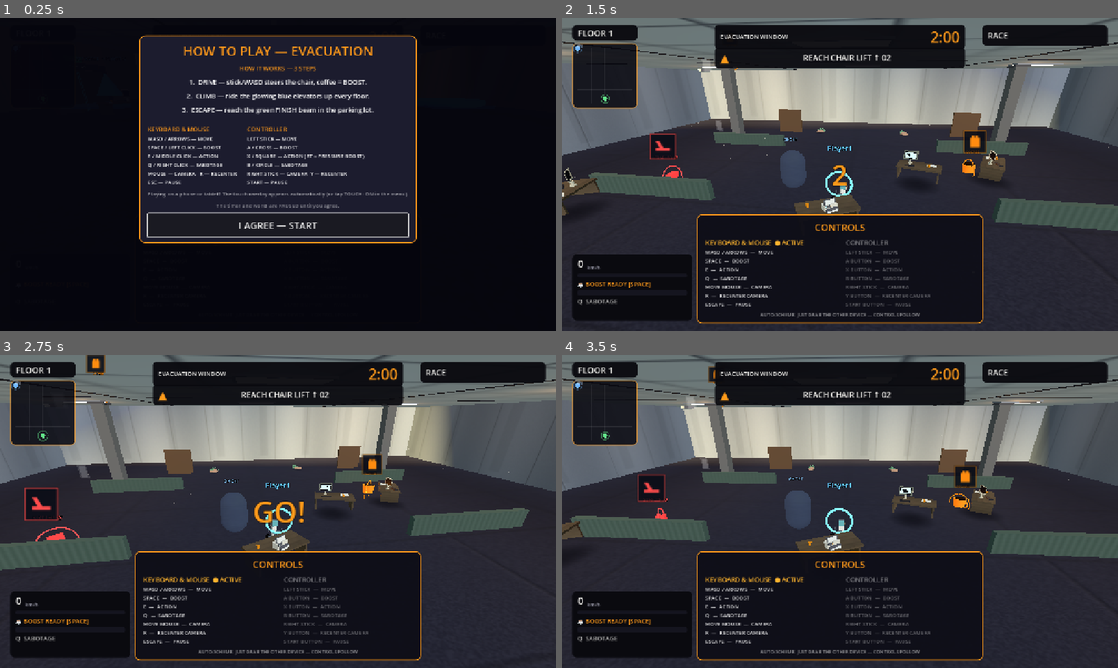
Above: before the commit, frames 1-4 (two rows, left to right).
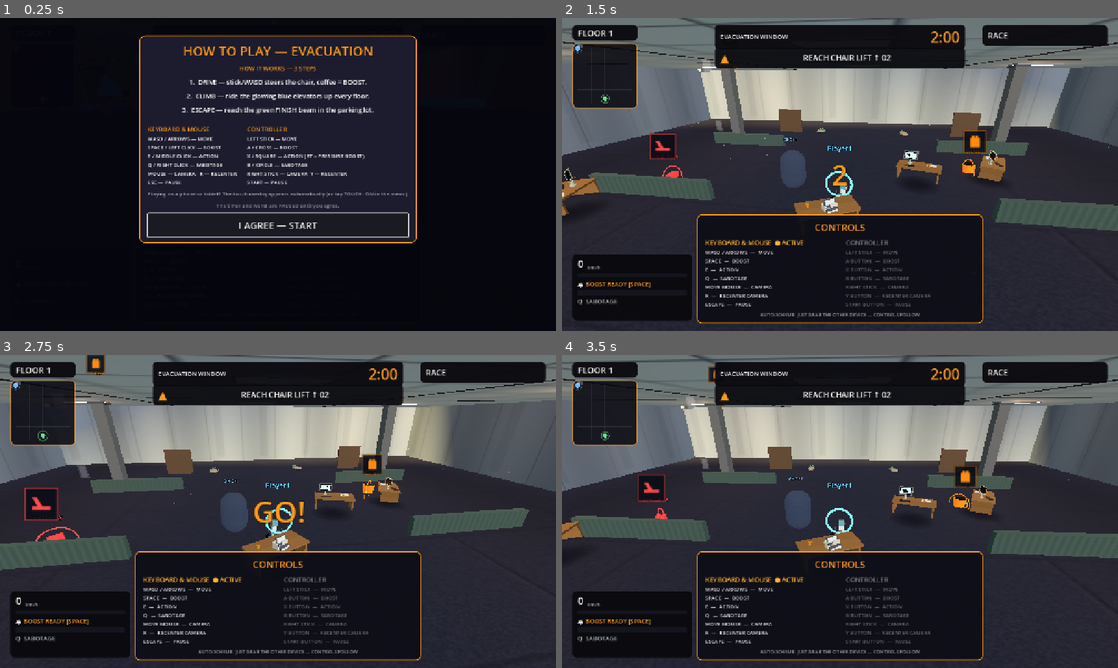
Above: after the commit, the same moments.

Repository: jiracipika/friday-evacuation
Game: Godot game, scene res://scenes/Evacuation.tscn
Same seed, same stepped clock (60 frames per second), same inputs: the game is played once before the commit and once after it. This scene is started directly instead of the project's main scene.
Inputs (mouse positions are in pixels of both pictures, inside the frame that each line leads up to):
- Up to frame 1 (0.25 s): no input
- Up to frame 2 (1.5 s): click "I AGREE — START" at 0.5 s; tap Enter (ui_accept) at 1.25 s; move the mouse to (867, 174) at 1.27 s; hold W (move_forward) from 1.28 s (still down); hold E (action) from 1.28 s (still down); click (867, 174) at 1.42 s
- Up to frame 3 (2.75 s): keep holding W (move_forward); tap Enter (ui_accept) at 1.52, 1.82, 2.27, 2.57 s; move the mouse to (250, 511) at 2.02 s; release E (action) at 2.03 s; tap Space (boost) at 2.1 s
- Up to frame 4 (3.5 s): keep holding W (move_forward); move the mouse to (851, 505) at 2.77 s; hold R (recenter_camera) from 2.78 s (still down)

The runs differ from the first frame. In frame 2, 1.2% of the frame differs, in the area x 0-80%, y 44-64%; in frame 3, 0.8%; in frame 4, 1.1%.

Commit message:
Refine procedural prop textures with quiet grain and material roughness

Diff:
--- a/scripts/NormalMapGen.gd
+++ b/scripts/NormalMapGen.gd
@@ -13,7 +13,8 @@
 #   var tex := NormalMapGen.normal_texture(height, strength)
 #
 # Height values are 0..1 floats stored in a PackedFloat32Array (row-major,
-# x + y * width). `strength` scales the bump; 1.0 is subtle, 3.0 is deep.
+# x + y * width). `strength` is multiplied by the smaller texture dimension; use small
+# values (e.g. 0.015 at 256px) for shallow prop relief.
 class_name NormalMapGen
 extends RefCounted
 
@@ -53,21 +54,22 @@
 				buf[x + y * width] + (rng.randf() - 0.5) * amount, 0.0, 1.0)
 
 
-## Sobel the height buffer into a tangent-space normal map.
+## Derive central-difference tangent-space normals from a height buffer.
+## Set seamless for periodic tiles; other callers retain clamped edges.
 ## world_scale maps texel steps to world units per tile — panels that
 ## stretch over 5m need larger world_scale than a 1m tile for the same
 ## visual strength, so callers tune strength instead.
 static func normal_texture(buf: PackedFloat32Array, width: int, height: int,
-		strength := 1.0) -> ImageTexture:
+		strength := 1.0, seamless := false) -> ImageTexture:
 	var img := Image.create(width, height, false, Image.FORMAT_RGB8)
 	var s := strength * float(mini(width, height))
 	img.fill(Color(0.5, 0.5, 1.0))  # neutral baseline; only deviations written
 	for y in height:
-		var y_up := maxi(y - 1, 0)
-		var y_dn := mini(y + 1, height - 1)
+		var y_up := posmod(y - 1, height) if seamless else maxi(y - 1, 0)
+		var y_dn := (y + 1) % height if seamless else mini(y + 1, height - 1)
 		for x in width:
-			var x_l := maxi(x - 1, 0)
-			var x_r := mini(x + 1, width - 1)
+			var x_l := posmod(x - 1, width) if seamless else maxi(x - 1, 0)
+			var x_r := (x + 1) % width if seamless else mini(x + 1, width - 1)
 			var dx := (buf[x_r + y * width] - buf[x_l + y * width]) * 2.0
 			var dy := (buf[x + y_dn * width] - buf[x + y_up * width]) * 2.0
 			if dx == 0.0 and dy == 0.0:
--- a/scripts/PropMaterials.gd
+++ b/scripts/PropMaterials.gd
@@ -1,16 +1,6 @@
-# PropMaterials.gd — shared procedural materials for props (Phase 2).
-#
-# Desks, file cabinets, vending machines, plants, elevators all used to
-# build flat-color or lone-noise materials ad hoc. This script owns three
-# reusable surface families, each with a DERIVED NORMAL MAP so props read
-# with real depth under the ceiling lights:
-#   wood_planks()   — desk wood: plank seams + grain streaks
-#   brushed_metal() — cabinets/vending: fine horizontal brushing
-#   plastic()       — chair shells/trash bins: matte, faint grain
-#
-# All textures 256px, generated once, cached statically (same policy as
-# WallMaterials). Mobile-friendly: no extra passes, normal rides the
-# existing material.
+# Shared, deterministic prop surfaces. Broad grain and restrained relief keep
+# furniture readable at race distance (docs/redesign/step1/ART-BIBLE.md).
+# All maps are cached 256px tiles with mipmaps; no additional draw passes.
 class_name PropMaterials
 extends RefCounted
 
@@ -18,110 +8,107 @@
 static var _cache: Dictionary = {}
 
 
-## Shared height->material pipeline: build albedo + normal in one go.
-## `paint(buf, x, y)` fills the caller's albedo color at (x, y); the
-## caller ALSO writes the height via `set_h` so structure stays in sync.
 static func _build_material(height: PackedFloat32Array, albedo: Image,
-		tex_size: int, normal_strength: float) -> StandardMaterial3D:
+		roughness: Image, normal_strength: float) -> StandardMaterial3D:
 	var NormalGen: GDScript = load("res://scripts/NormalMapGen.gd")
-	var ntex: ImageTexture = NormalGen.normal_texture(height, tex_size, tex_size, normal_strength)
-	# A mipmapped sampler cannot invent mip levels on ImageTexture.
+	# Wrapped derivatives match the periodic albedo/roughness at tile edges.
+	var ntex: ImageTexture = NormalGen.normal_texture(height, TEX, TEX, normal_strength, true)
 	albedo.generate_mipmaps()
-	var atex := ImageTexture.create_from_image(albedo)
+	roughness.generate_mipmaps()
 	var mat := StandardMaterial3D.new()
-	mat.albedo_texture = atex
+	mat.albedo_texture = ImageTexture.create_from_image(albedo)
+	mat.roughness_texture = ImageTexture.create_from_image(roughness)
+	mat.roughness_texture_channel = BaseMaterial3D.TEXTURE_CHANNEL_RED
+	# The map stores absolute roughness; the scalar must not darken it.
+	mat.roughness = 1.0
 	mat.normal_enabled = true
 	mat.normal_texture = ntex
 	mat.texture_filter = BaseMaterial3D.TEXTURE_FILTER_LINEAR_WITH_MIPMAPS_ANISOTROPIC
 	return mat
 
 
-## Desk wood: horizontal planks (32px each) with 1px seams and vertical
-## grain streaks. Warm walnut base.
+## Laminate boards: grain follows the long horizontal axis, with gently
+## wandering fibers and quiet joins. No pixel noise or baked highlights.
 static func wood_planks() -> StandardMaterial3D:
 	if _cache.has("wood"):
 		return _cache["wood"]
 	var NormalGen: GDScript = load("res://scripts/NormalMapGen.gd")
-	var height: PackedFloat32Array = NormalGen.height_buffer(TEX, TEX, 0.5)
+	var height: PackedFloat32Array = NormalGen.height_buffer(TEX, TEX)
 	var albedo := Image.create(TEX, TEX, false, Image.FORMAT_RGB8)
-	var rng := RandomNumberGenerator.new()
-	rng.seed = 8101
+	var roughness := Image.create(TEX, TEX, false, Image.FORMAT_L8)
+	var base := Color("a86f39")
 	for y in TEX:
-		var plank := float(y) / 32.0
-		var plank_id := int(plank)
-		var in_seam := (y % 32) < 1
-		# Per-plank tone offset — each plank slightly different warmth.
-		var tone := 0.9 + 0.2 * absf(sin(float(plank_id) * 12.9898))
+		var v := float(y) / TEX
+		var board := y / 64
+		var tone := sin(float(board) * 2.4) * 0.025
+		var edge := mini(y % 64, 64 - y % 64)
+		var joint := 1.0 - smoothstep(0.0, 2.0, float(edge))
 		for x in TEX:
-			var col := Color(0.34, 0.23, 0.13)
-			col = col.lightened(0.06 * (tone - 1.0) * 8.0)
-			# Grain streaks: sin-based vertical bands + per-pixel jitter.
-			var grain := sin(float(x) * 0.55 + float(plank_id) * 3.7) * 0.03
-			var n := (rng.randf() - 0.5) * 0.05
-			var c := clampf(col.r + grain + n, 0.0, 1.0)
-			var h := 0.5 + grain
-			if in_seam:
-				c *= 0.55
-				h = 0.34  # seam groove
-			albedo.set_pixel(x, y, Color(c, c * 0.82, c * 0.6))
-			NormalGen.set_height(height, TEX, TEX, x, y, h)
-	# NormalMapGen multiplies strength by texture resolution. At 256px,
-	# 1.2 saturated wood ridges sideways; use shallow physical relief.
-	var mat := _build_material(height, albedo, TEX, 0.018)
-	mat.normal_scale = 0.25
-	mat.roughness = 0.78
+			var u := float(x) / TEX
+			var bend := sin(TAU * u) * 0.36 + sin(TAU * (2.0 * u + v)) * 0.12
+			var grain := sin(TAU * 12.0 * v + bend)
+			var fiber := sin(TAU * 28.0 * v + bend * 2.0)
+			var variation := tone + grain * 0.035 + fiber * 0.012 - joint * 0.06
+			albedo.set_pixel(x, y, Color(base.r, base.g, base.b) * (1.0 + variation))
+			height[x + y * TEX] = 0.5 + grain * 0.018 + fiber * 0.004 - joint * 0.045
+			var r := 0.56 + grain * 0.025 + joint * 0.04
+			roughness.set_pixel(x, y, Color(r, r, r))
+	var mat := _build_material(height, albedo, roughness, 0.015)
+	mat.normal_scale = 0.10
 	_cache["wood"] = mat
 	return mat
 
 
-## Brushed metal: horizontal micro-scratches, cool gray, slight sheen.
+## Exposed metal: broad directional brushing under a neutral cool base.
+## Relief is shallow; the old resolution-scaled 0.9 strength made ridges
+## almost tangent to the surface and broke up the manufactured silhouette.
 static func brushed_metal() -> StandardMaterial3D:
 	if _cache.has("metal"):
 		return _cache["metal"]
 	var NormalGen: GDScript = load("res://scripts/NormalMapGen.gd")
-	var height: PackedFloat32Array = NormalGen.height_buffer(TEX, TEX, 0.5)
+	var height: PackedFloat32Array = NormalGen.height_buffer(TEX, TEX)
 	var albedo := Image.create(TEX, TEX, false, Image.FORMAT_RGB8)
-	var rng := RandomNumberGenerator.new()
-	rng.seed = 8203
+	var roughness := Image.create(TEX, TEX, false, Image.FORMAT_L8)
+	var base := Color("929ca2")
 	for y in TEX:
-		# Per-row brightness: brushing runs horizontally.
-		var row := 0.5 + (rng.randf() - 0.5) * 0.08
+		var v := float(y) / TEX
+		var brush := sin(TAU * 16.0 * v) * 0.65 + sin(TAU * 29.0 * v) * 0.35
 		for x in TEX:
-			var n := (rng.randf() - 0.5) * 0.05
-			var v := clampf(0.58 + row - 0.58 + n, 0.0, 1.0)
-			var c := Color(v, v * 1.02, v * 1.08)  # cool tint
-			albedo.set_pixel(x, y, c)
-			# Brush ridges: rows themselves are the height variation.
-			NormalGen.set_height(height, TEX, TEX, x, y, 0.5 + (row - 0.5) * 4.0)
-	var mat := _build_material(height, albedo, TEX, 0.9)
-	mat.roughness = 0.35
-	mat.metallic = 0.75
+			var u := float(x) / TEX
+			var drift := sin(TAU * (u + 2.0 * v))
+			albedo.set_pixel(x, y, base * (1.0 + brush * 0.018 + drift * 0.006))
+			height[x + y * TEX] = 0.5 + brush * 0.012
+			var r := 0.32 + brush * 0.025 + drift * 0.008
+			roughness.set_pixel(x, y, Color(r, r, r))
+	var mat := _build_material(height, albedo, roughness, 0.018)
+	mat.normal_scale = 0.04
+	mat.metallic = 1.0
 	_cache["metal"] = mat
 	return mat
 
 
-## Matte plastic: near-flat with faint orange-peel grain. `tint` controls
-## the color (chair shell, bin, keyboard base...).
+## Molded plastic: broad, almost invisible molded waviness. Color stays
+## close to its assigned tint instead of accumulating noisy pale speckles.
 static func plastic(tint: Color) -> StandardMaterial3D:
 	var key := "plastic_" + tint.to_html(false)
 	if _cache.has(key):
 		return _cache[key]
 	var NormalGen: GDScript = load("res://scripts/NormalMapGen.gd")
-	var height: PackedFloat32Array = NormalGen.height_buffer(TEX, TEX, 0.5)
+	var height: PackedFloat32Array = NormalGen.height_buffer(TEX, TEX)
 	var albedo := Image.create(TEX, TEX, false, Image.FORMAT_RGB8)
-	var rng := RandomNumberGenerator.new()
-	rng.seed = 8307
+	var roughness := Image.create(TEX, TEX, false, Image.FORMAT_L8)
 	for y in TEX:
+		var v := float(y) / TEX
 		for x in TEX:
-			var n := (rng.randf() - 0.5) * 0.04
-			albedo.set_pixel(x, y, Color(
-				clampf(tint.r + n, 0.0, 1.0),
-				clampf(tint.g + n, 0.0, 1.0),
-				clampf(tint.b + n, 0.0, 1.0)))
-			NormalGen.set_height(height, TEX, TEX, x, y, 0.5 + n)
-	var mat := _build_material(height, albedo, TEX, 0.5)
-	mat.roughness = 0.85
-	mat.metallic = 0.0
+			var u := float(x) / TEX
+			var wave := sin(TAU * (3.0 * u + 2.0 * v)) * 0.6 \
+				+ sin(TAU * (5.0 * v - 2.0 * u)) * 0.4
+			albedo.set_pixel(x, y, Color(tint.r, tint.g, tint.b) * (1.0 + wave * 0.012))
+			height[x + y * TEX] = 0.5 + wave * 0.018
+			var r := 0.48 + wave * 0.02
+			roughness.set_pixel(x, y, Color(r, r, r))
+	var mat := _build_material(height, albedo, roughness, 0.025)
+	mat.normal_scale = 0.08
 	_cache[key] = mat
 	return mat
 
--- a/scripts/PropMaterialsSmokeTest.gd
+++ b/scripts/PropMaterialsSmokeTest.gd
@@ -45,6 +45,39 @@
 	check(plast == plast2, "plastic cached per tint")
 	check(plast != plast_red, "different tints = different materials")
 
+	# Every sampled surface needs actual mip levels and a restrained normal.
+	# This catches the old metal/plastic slopes that saturated toward +/-X/Y.
+	for mat in [wood, metal, plast]:
+		check(mat.roughness_texture != null, "roughness map wired")
+		for tex in [mat.albedo_texture, mat.normal_texture, mat.roughness_texture]:
+			check(tex.get_image().has_mipmaps(), "surface map has mipmaps")
+		var normals: Image = mat.normal_texture.get_image()
+		var min_z := 1.0
+		for y in 256:
+			for x in 256:
+				min_z = minf(min_z, normals.get_pixel(x, y).b * 2.0 - 1.0)
+		check(min_z > 0.90, "normal relief stays shallow (min Z %.3f)" % min_z)
+		var rough: Image = mat.roughness_texture.get_image()
+		var low := 1.0
+		var high := 0.0
+		for y in range(0, 256, 3):
+			for x in range(0, 256, 3):
+				var value := rough.get_pixel(x, y).r
+				low = minf(low, value)
+				high = maxf(high, value)
+		check(high - low > 0.02 and high - low < 0.15,
+			"roughness varies subtly (%.3f..%.3f)" % [low, high])
+
+	# Integer-frequency fields must tile: the boundary step should remain
+	# comparable to ordinary adjacent texels, without a visible hard stripe.
+	for mat in [metal, plast]:
+		var img: Image = mat.albedo_texture.get_image()
+		var seam_delta := 0.0
+		for i in 256:
+			seam_delta = maxf(seam_delta, absf(img.get_pixel(0, i).r - img.get_pixel(255, i).r))
+			seam_delta = maxf(seam_delta, absf(img.get_pixel(i, 0).r - img.get_pixel(i, 255).r))
+		check(seam_delta < 0.02, "periodic surface has no hard tile seam")
+
 	# Normal maps deviate from neutral: sample many pixels, expect some
 	# with R or G away from 0.5.
 	var nimg: Image = wood.normal_texture.get_image()
